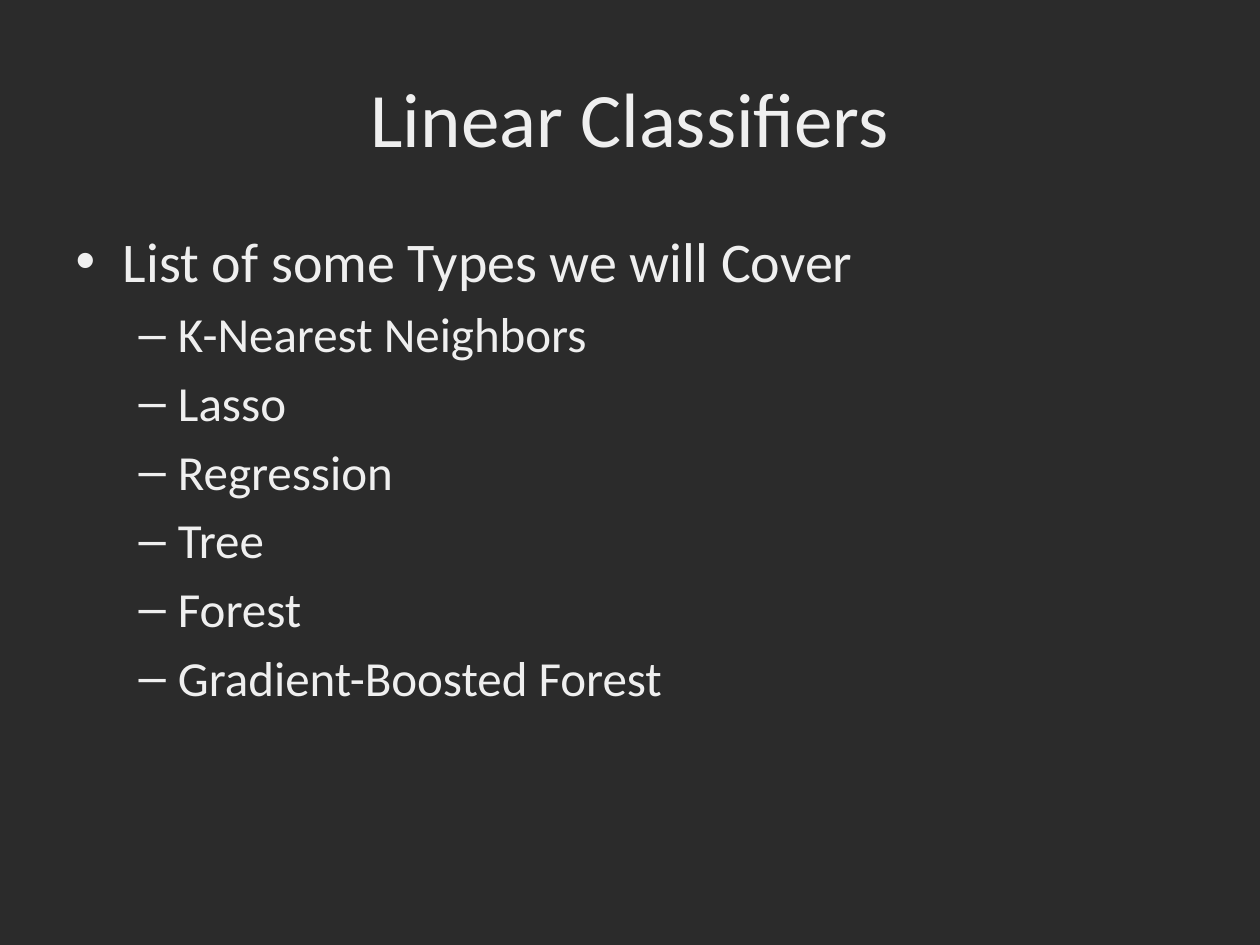
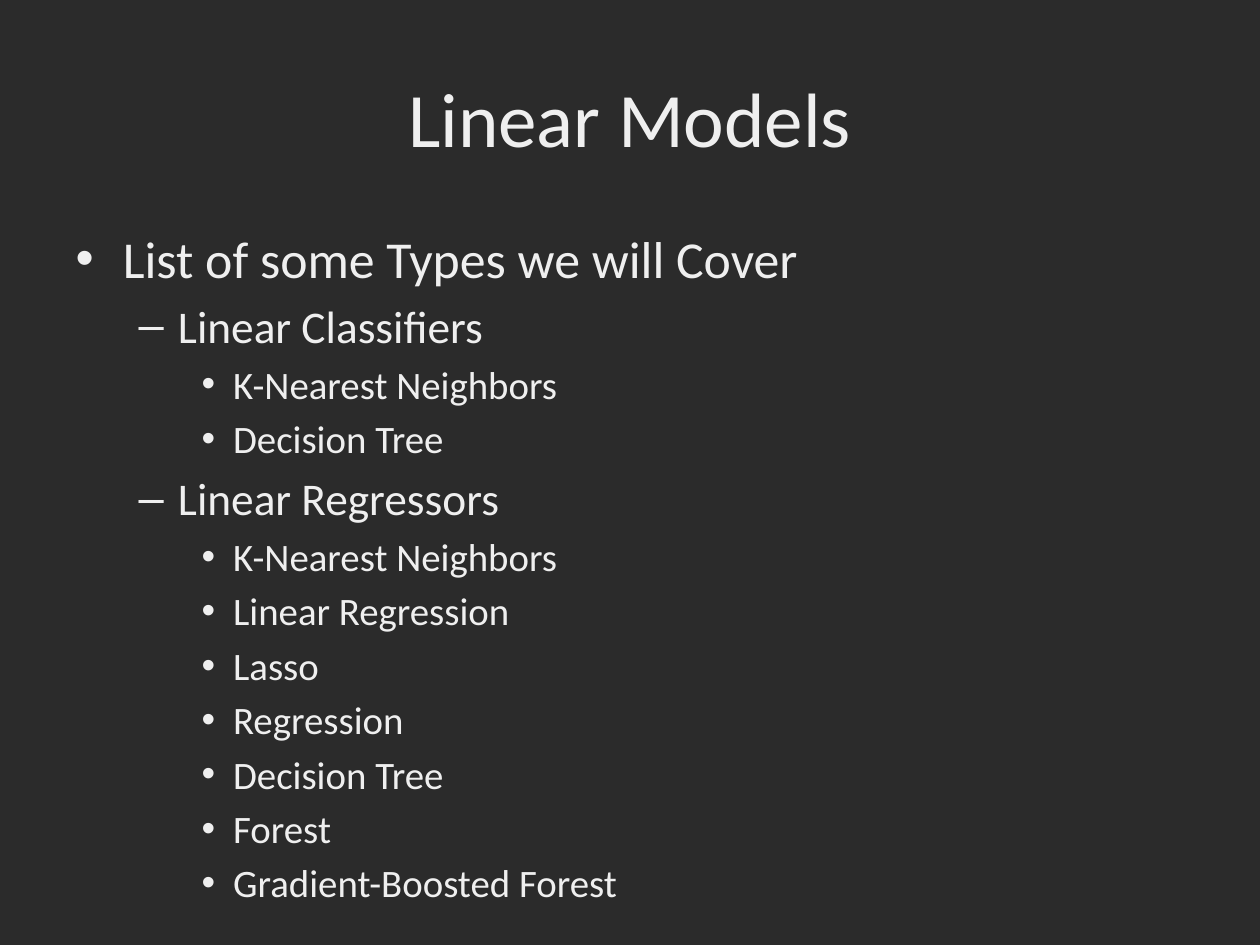
Before and after one commit to dbowmans46/PracticalProgramming, a slide deck: slide 21 of Session 7 - Python/Instructional Material/Session 7 - Python Brief Intro to Machine Learning with Scikit Learn.pptx. Drawn at 1260x945 pixels with LibreOffice and Linux fonts; fonts in the diff are those of the drawing; background and template pictures are left out; a plain dark background stands for a picture behind light text. Boxes give left, top, right and bottom in pixels: in the first picture for what was removed or moved away, otherwise in the second. Text is boxed around its words. In the diff, an @@ line names an element or a change of style, - is before the commit and + after.

Commit message:
Added descriptions for some model types.

```diff
--- a/Session 7 - Python/Instructional Material/Session 7 - Python Brief Intro to Machine Learning with Scikit Learn.pptx
+++ b/Session 7 - Python/Instructional Material/Session 7 - Python Brief Intro to Machine Learning with Scikit Learn.pptx
@@ title at (408,93,851,148): text changed @@
-Linear Classifiers
+Linear Models
@@ text at (123,242,797,898): size 32 to 29.6 pt in "List of some Types we will Cover"; size 28 to 22.2 pt in "K-Nearest Neighbors", "Lasso", "Regression", "Forest" and 1 more places; bullet – to •; list level 2 to 3 in "K-Nearest Neighbors"; list level 2 to 3 in "Lasso"; list level 2 to 3 in "Regression"; list level 2 to 3 in "Forest"; list level 2 to 3 in "Gradient-Boosted Forest" @@
@@ text at (178,311,482,344): paragraph added @@
+  – Linear Classifiers
@@ text at (178,426,557,632): paragraphs added @@
+    • Decision Tree
+  – Linear Regressors
+    • K-Nearest Neighbors
+    • Linear Regression
@@ text at (233,762,443,790): text changed; size 28 to 22.2 pt @@
-  – Tree
+    • Decision Tree
```
Also in this commit, not shown: 7 other slides changed, 5 slides added.
